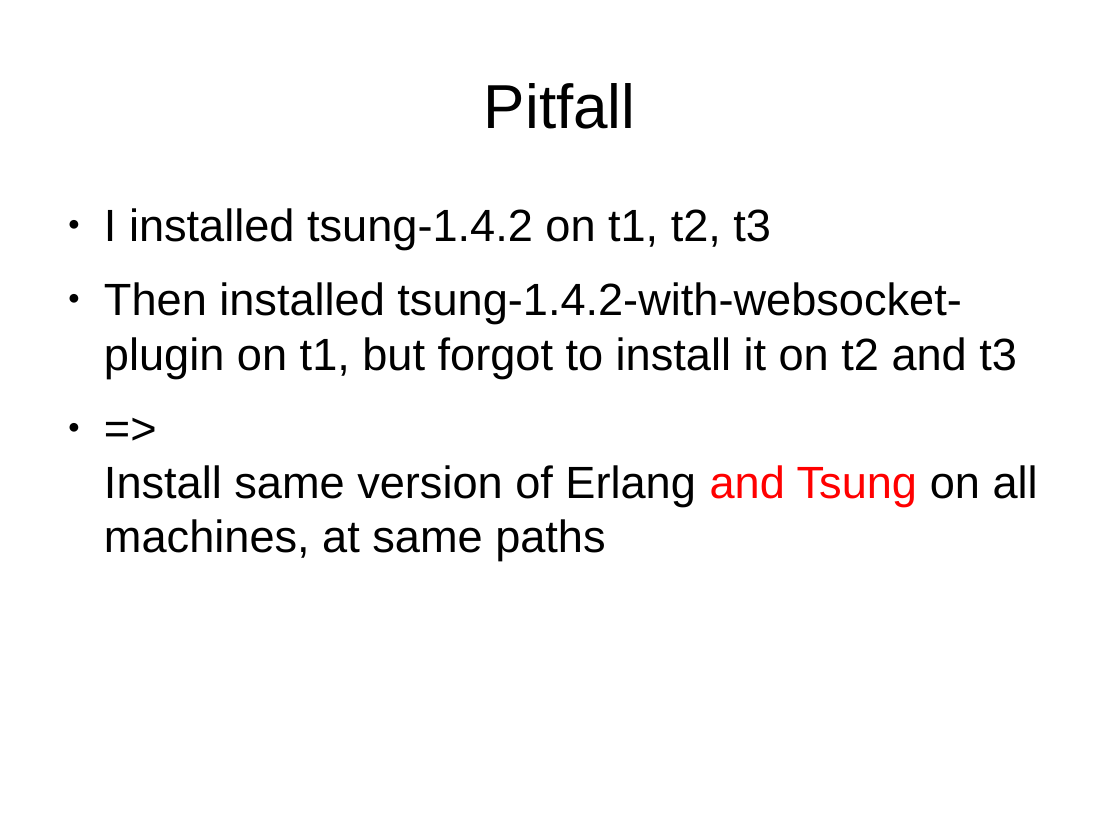
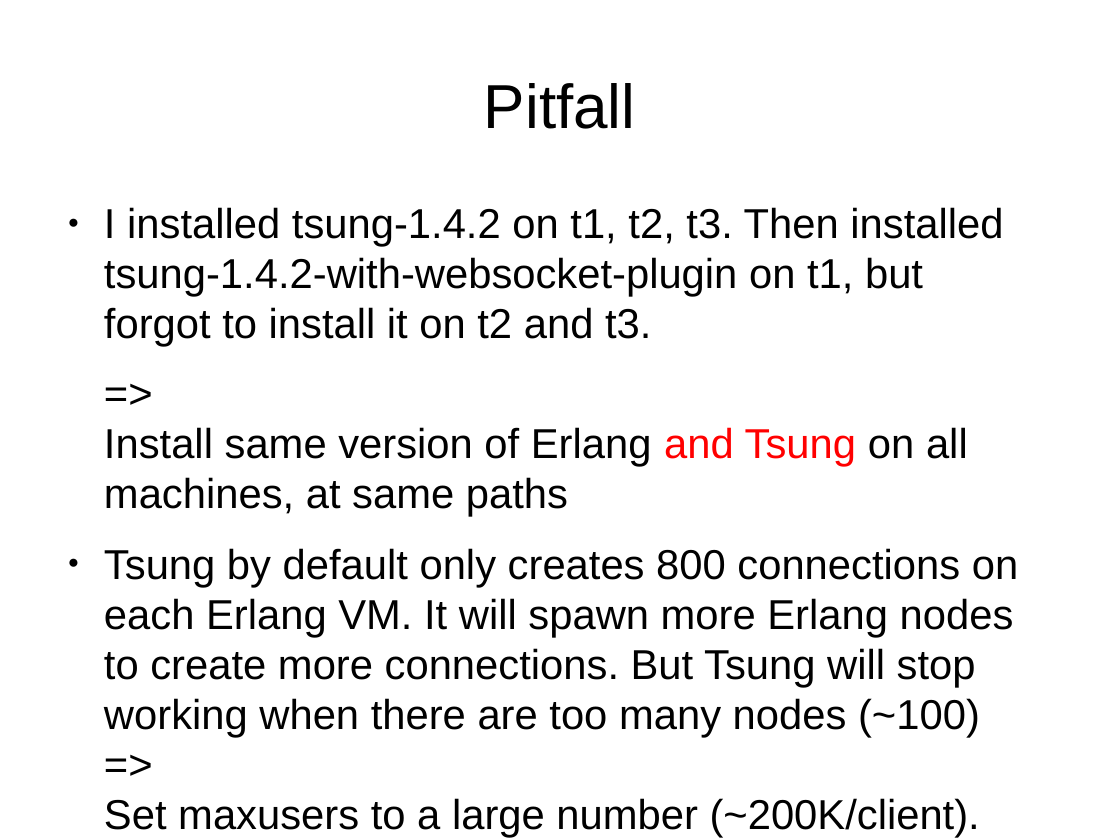
Before and after one commit to ngocdaothanh/tsart, a slide deck: slide 29 of tsung.odp (slide 27 before the commit). Drawn at 1120x840 pixels with LibreOffice and Linux fonts; fonts in the diff are those of the drawing. Boxes give left, top, right and bottom in pixels: in the first picture for what was removed or moved away, otherwise in the second. Text is boxed around its words. In the diff, an @@ line names an element or a change of style, - is before the commit and + after.

Commit message:
Add info about maxusers, multiple IPs, and ports_range

```diff
--- a/tsung.odp
+++ b/tsung.odp
@@ text at bbox=[104, 207, 1003, 347]: text changed; size 32 to 29.6 pt @@
-● I installed tsung-1.4.2 on t1, t2, t3
-● Then installed tsung-1.4.2-with-websocket-plugin on t1, but forgot to install it on t2 and t3
+● I installed tsung-1.4.2 on t1, t2, t3. Then installed tsung-1.4.2-with-websocket-plugin on t1, but forgot to install it on t2 and t3.
@@ text at bbox=[104, 427, 968, 517]: size 32 to 29.6 pt in "=> Install same version of Erlang and ..."; bullet ● to none @@
@@ text at bbox=[104, 548, 1018, 738]: paragraph added @@
+● Tsung by default only creates 800 connections on each Erlang VM. It will spawn more Erlang nodes to create more connections. But Tsung will stop working when there are too many nodes (~100)
+  =>
+  Set maxusers to a large number (~200K/client).
```
Also in this commit, not shown: 3 other slides changed, 6 slides added, 2 slides removed.
